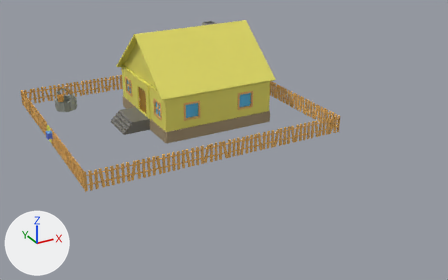
Before and after pictures for a commit that changed the Blender file testing/MapPrototype/models/ruralHouse.blend.
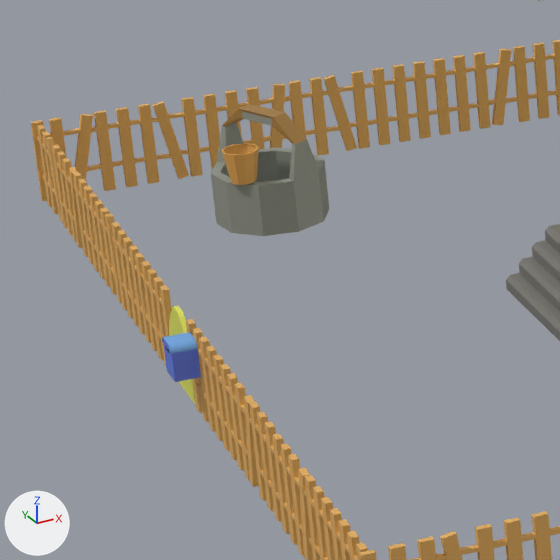
Each version appears first whole from a 50 mm lens placed at (-23.53, -48.52, 20.9), pointed at (-0.92, -7.4, 0.34), and next in a close-up on the part from 3% to 27% of the width and 24% to 62% of the height. Lighting does not change. The marker at lower left points along +X, +Y and +Z.

Names of what the first close-up shows: '1', '5', '6', '7', '8', 'bucket', 'mailbox', 'main', 'pit'.
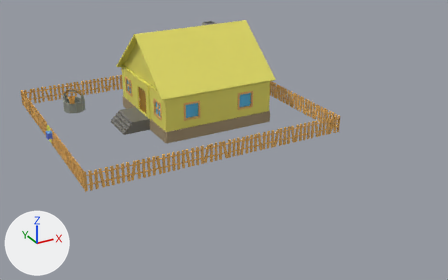
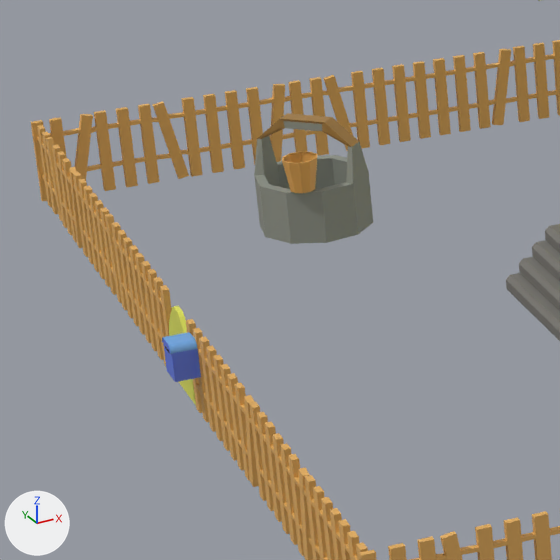
What changed in the scene script:
```text
Change ob_bucket:
    ob_bucket.location: (-10.6, 6.44, 0.97) -> (-9.8, 5.52, 0.97)
    ob_bucket.rotation_euler: (0.0, 0.0, 0.0) -> (0.0, 0.0, 0.329)  # degrees (0, 0, 0) -> degrees (0, 0, 19)
Change ob_pit:
    ob_pit.location: (-10.0, 7.04, 0.68) -> (-9.43, 6.28, 0.68)
    ob_pit.rotation_euler: (0.0, 0.0, -1.07) -> (0.0, 0.0, -0.741)  # degrees (0, 0, -61) -> degrees (0, 0, -42)
```

What differs and where, as boxes [x1, y1, x2, y2] in the close-ups (560 x 560 px):
'pit', moved, turned: before [211, 104, 329, 236]; after [254, 113, 373, 244]
'bucket', moved, turned: before [221, 143, 259, 185]; after [282, 151, 318, 193]
